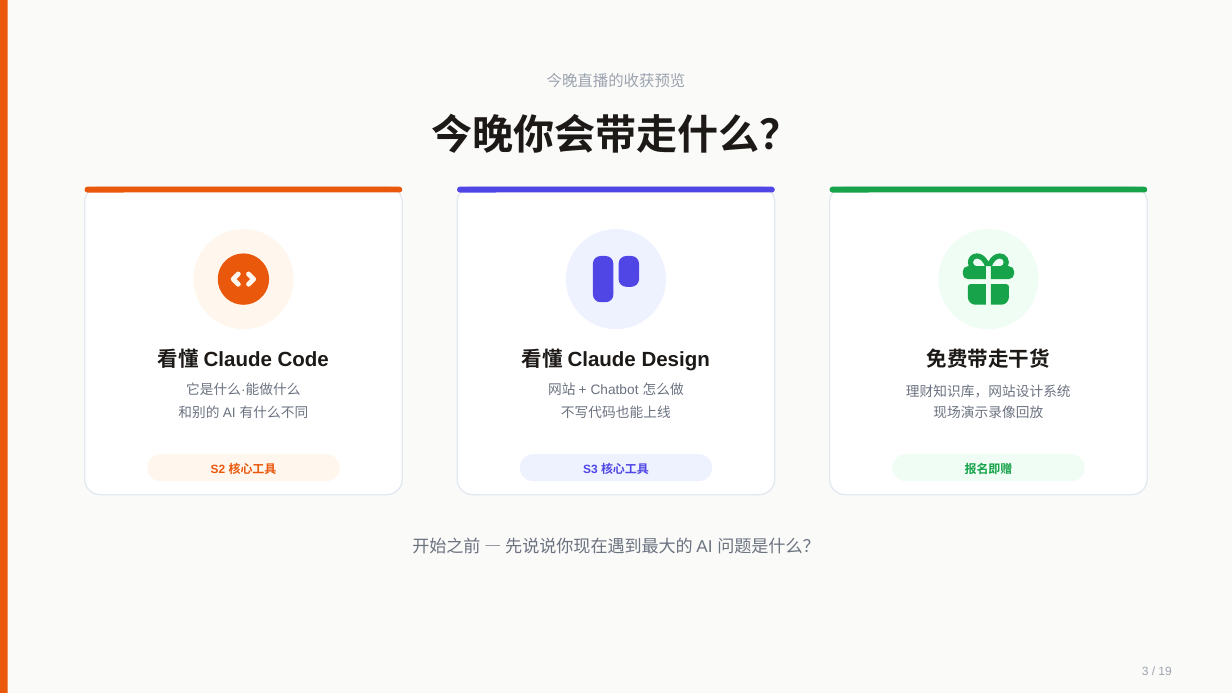
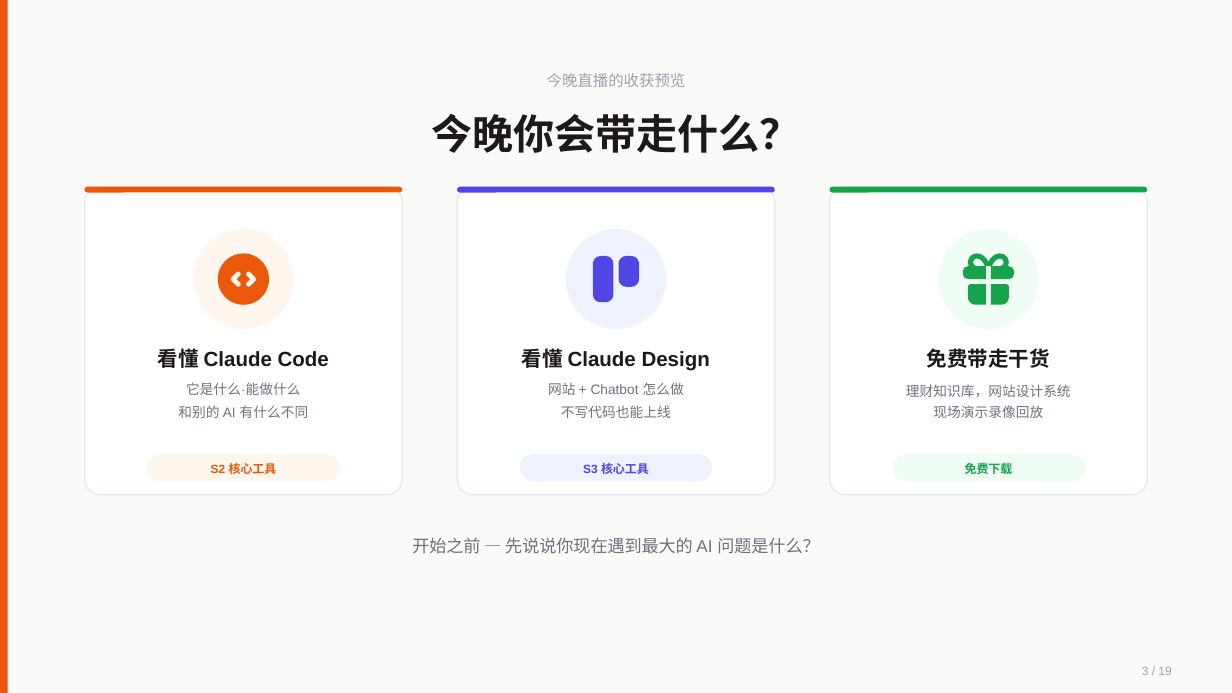
Before and after one commit to austinxyz/course-portal, a slide deck: slide 3 of dl/webinar-s2s3-0708.pptx. Drawn at 1232x693 pixels with LibreOffice and Linux fonts; fonts in the diff are those of the drawing. Boxes give left, top, right and bottom in pixels: in the first picture for what was removed or moved away, otherwise in the second. Text is boxed around its words. In the diff, an @@ line names an element or a change of style, - is before the commit and + after.

```diff
--- a/dl/webinar-s2s3-0708.pptx
+++ b/dl/webinar-s2s3-0708.pptx
@@ text at [965,463,1013,474]: text changed @@
-报名即赠
+免费下载
```
Also in this commit, not shown: 2 other slides changed, 3 slides added, 1 slide removed, 4 other files.
